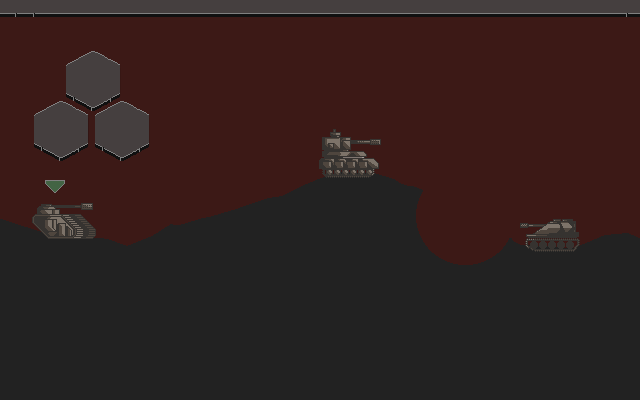
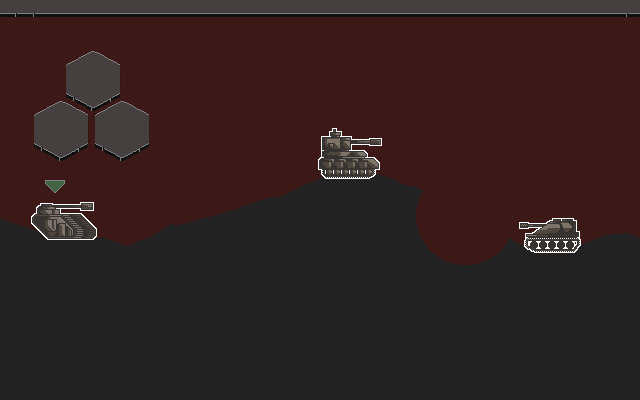
Comparing the layer stacks of the two 640px x 400px images. Changes:
renamed "Pasted Layer #2" to "Layer #1", moved it above "ui", painted on it over [31, 128, 581, 253]
